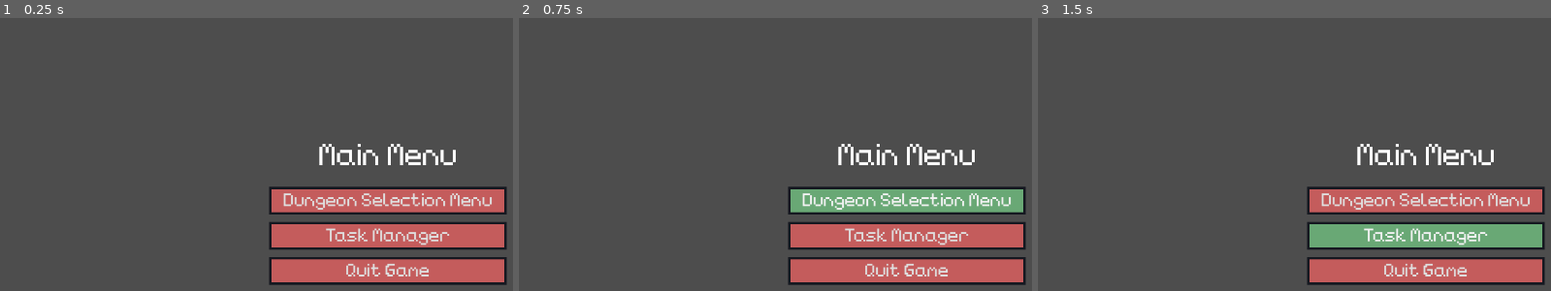
Above: before the commit, frames 1-3 (left to right).
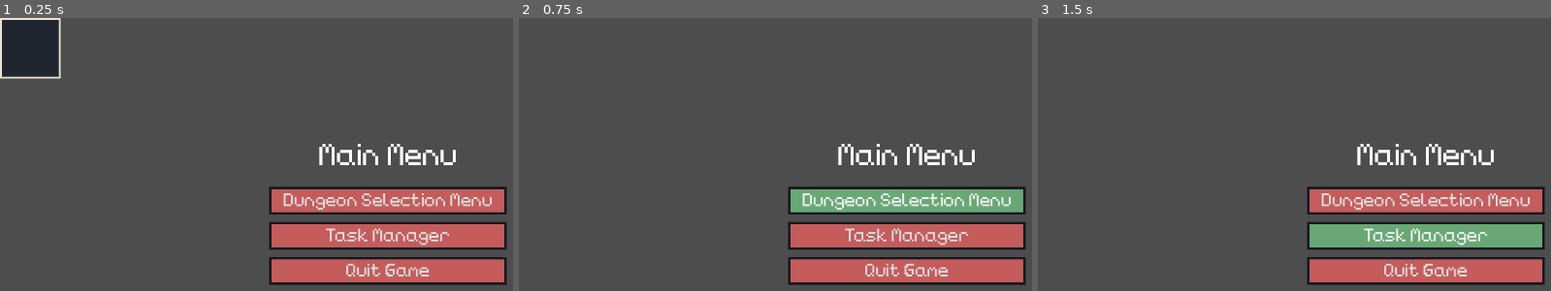
Above: after the commit, the same moments.

Repository: TheHumanMRP/RPG-Life-Tracker
Game: Godot game, scene res://Folders/Systems/Main/Scenes/main_scene.tscn
The game is run twice, just before and just after one commit, with the same random seed, the same clock (stepped at 60 frames per second) and the same inputs. The engine's default icon, where the game draws it, is replaced by a stand-in: a white triangle on a blue panel in a dark square.
Inputs:
- Up to frame 1 (0.25 s): no input
- Up to frame 2 (0.75 s): click "Dungeon Selection Menu" at 0.5 s
- Up to frame 3 (1.5 s): click "Task Manager" at 1.25 s

The runs differ from the first frame. In frame 1, 2.6% of the frame differs, in the area x 0-12%, y 0-23%; in frame 2, nothing differs; in frame 3, nothing differs.
Error before the commit: Invalid access to property or key 'main_node' on a base object of type 'Node (global.gd)'. (res://Folders/Systems/Main/Scripts/main_menu.gd:23)
Error after the commit: Parse Error: Expected end of statement after expression, found ".." instead. (res://Folders/Systems/Main/Scripts/main_menu.gd:26)

Commit message:
Auto commit at 2026-09-24 00:25:13

Diff:
--- a/Folders/Systems/Globals/Signal_Bus.gd
+++ b/Folders/Systems/Globals/Signal_Bus.gd
@@ -42,6 +42,8 @@
 signal save_game
 signal quit_game
 
+signal switch_to_scene
+
 # ==============================================
 # Funcs
 # ==============================================
--- a/Folders/Systems/Globals/global.gd
+++ b/Folders/Systems/Globals/global.gd
@@ -91,7 +91,7 @@
 var main_scene: MainScene
 
 func set_main_scene_var() -> void:
-	main_scene = get_tree().get_first_node_in_group("main_node")
+	main_scene = get_tree().get_first_node_in_group("main_scene")
 
 
 # ============================================================================
@@ -103,7 +103,7 @@
 
 	call_deferred("test")
 
-
+	set_main_scene_var()
 
 func _process(delta: float) -> void:
 	if Input.is_action_just_pressed("add_test_sword"):
--- a/Folders/Systems/Main/Scenes/main_scene.tscn
+++ b/Folders/Systems/Main/Scenes/main_scene.tscn
@@ -2,8 +2,12 @@
 
 [ext_resource type="PackedScene" uid="uid://cw07ljkm68ifd" path="res://Folders/Systems/Main/Scenes/main_menu.tscn" id="1_43mws"]
 [ext_resource type="Script" uid="uid://cr0wj1xefy3g7" path="res://Folders/Systems/Main/Scripts/main_scene.gd" id="1_t2aa3"]
+[ext_resource type="PackedScene" uid="uid://djxvmvc88fbo8" path="res://Folders/Systems/Right_Click_Menu/Scene/right_click_menu.tscn" id="3_mxhho"]
 
-[node name="MainScene" type="Node2D" unique_id=677144385]
+[node name="MainScene" type="Node2D" unique_id=677144385 node_paths=PackedStringArray("right_click_menu")]
 script = ExtResource("1_t2aa3")
+right_click_menu = NodePath("Right_Click_Menu")
 
 [node name="Main_Menu" parent="." unique_id=1303169397 instance=ExtResource("1_43mws")]
+
+[node name="Right_Click_Menu" parent="." unique_id=1421674717 instance=ExtResource("3_mxhho")]
--- a/Folders/Systems/Main/Scripts/main_menu.gd
+++ b/Folders/Systems/Main/Scripts/main_menu.gd
@@ -20,10 +20,10 @@
 	quit_game_button.pressed.connect(_on_quit_game_button_pressed)
 
 func _on_dungeon_selection_menu_button_pressed() -> void:
-	Global.main_node.switch_to_scene(self, Constants.PATH_TO_DUNGEON_SELECTION_MENU, true)
+	Global.main_scene.switch_to_scene(self, Constants.PATH_TO_DUNGEON_SELECTION_MENU, true)
 
 func _on_task_manager_button_pressed() -> void:
-	Global.main_node.switch_to_scene(self, Constants.PATH_TO_TASK_MANAGER, true)
+	Global..switch_to_scene(self, Constants.PATH_TO_TASK_MANAGER, true)
 
 func _on_quit_game_button_pressed() -> void:
 	SignalBus.quit_game.emit()
